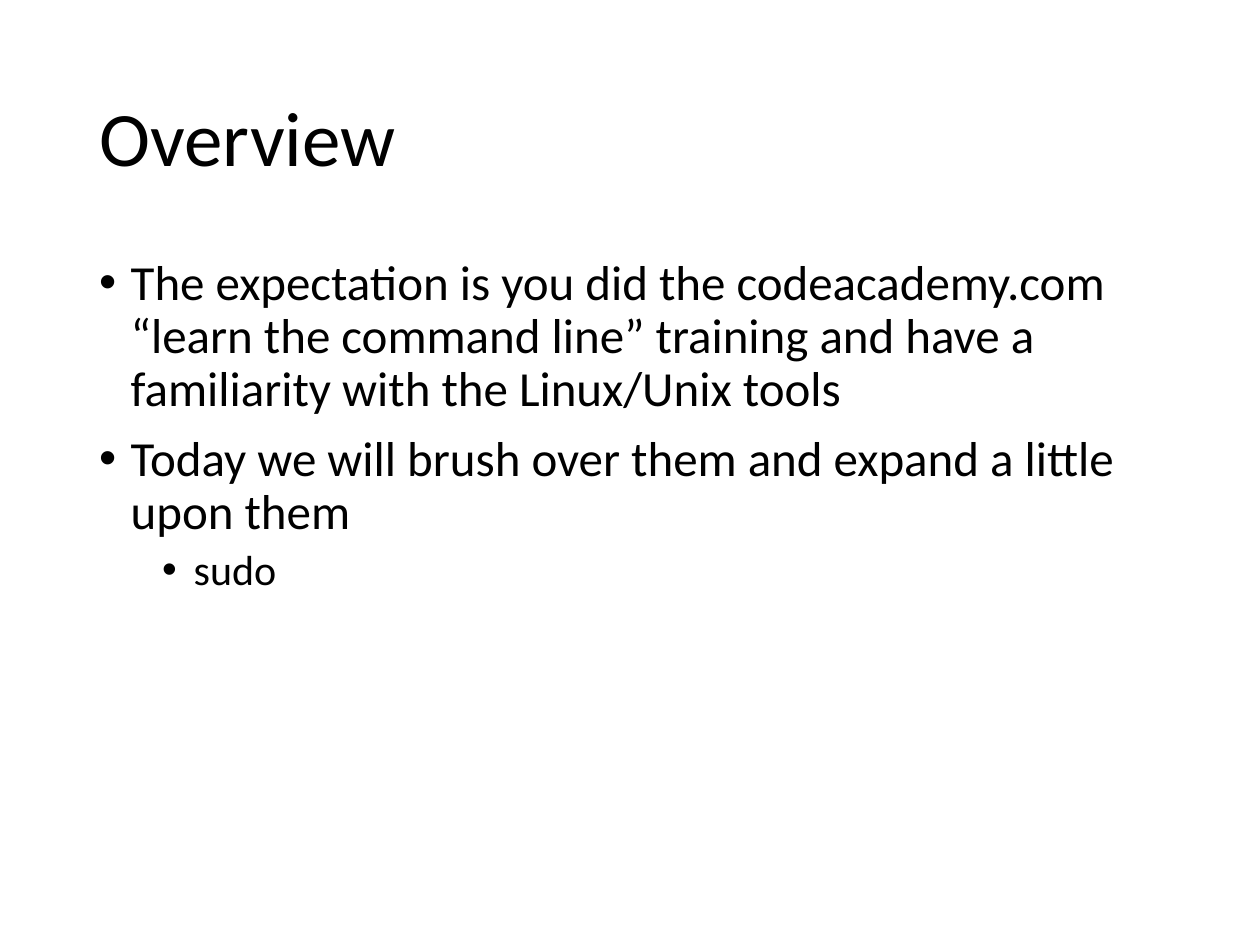
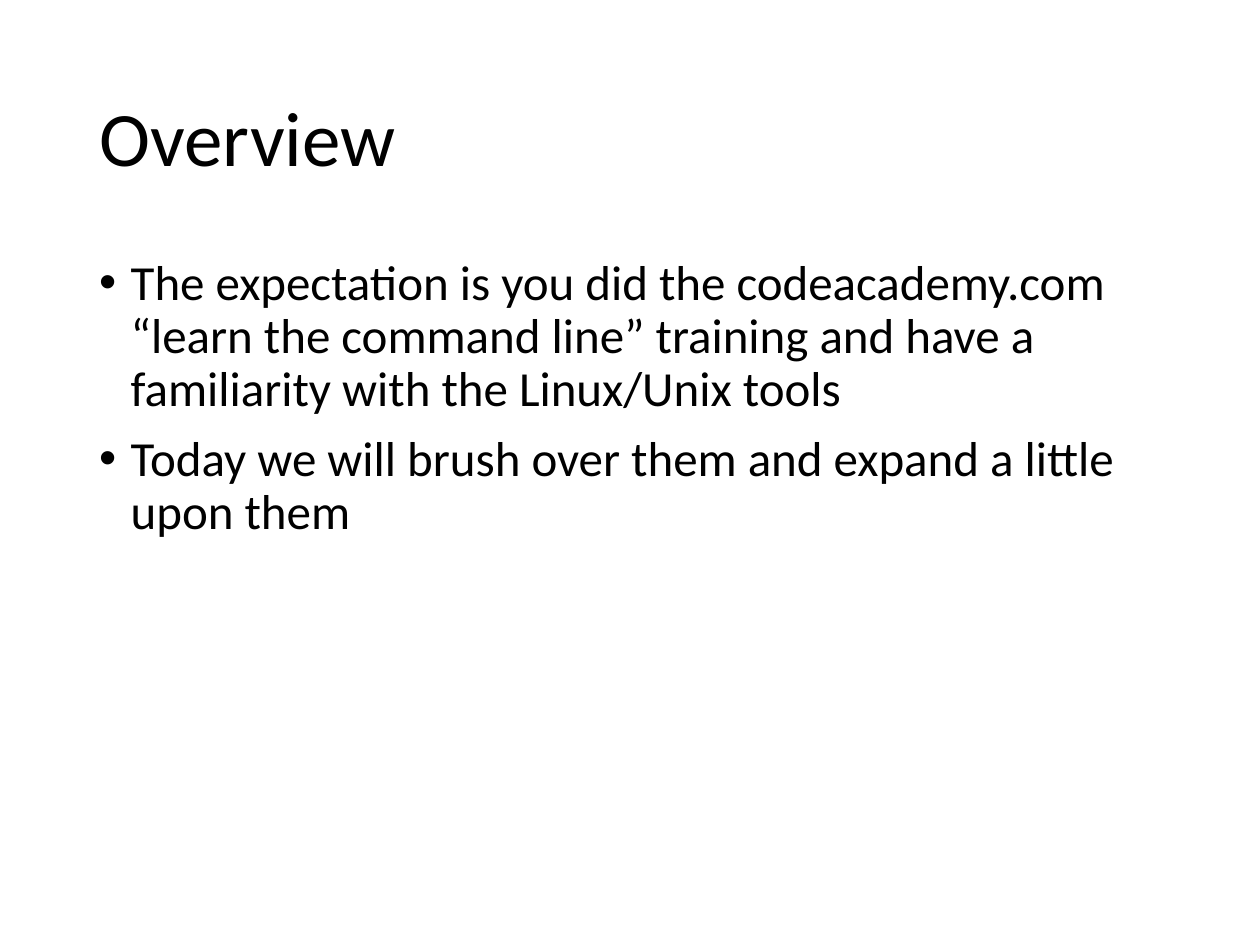
Before and after one commit to MarsUniversity/ece387-robotics, a slide deck: slide 2 of website/block_1_basics/lsn2/lsn2-linux.pptx. Drawn at 1260x945 pixels with LibreOffice and Linux fonts; fonts in the diff are those of the drawing. Boxes give left, top, right and bottom in pixels: in the first picture for what was removed or moved away, otherwise in the second. Text is boxed around its words. In the diff, an @@ line names an element or a change of style, - is before the commit and + after.

```diff
--- a/website/block_1_basics/lsn2/lsn2-linux.pptx
+++ b/website/block_1_basics/lsn2/lsn2-linux.pptx
@@ text at bbox=[194, 555, 277, 586]: paragraph removed @@
-  • sudo
```
Also in this commit, not shown: 9 other slides changed, 5 slides added, 21 other files.
